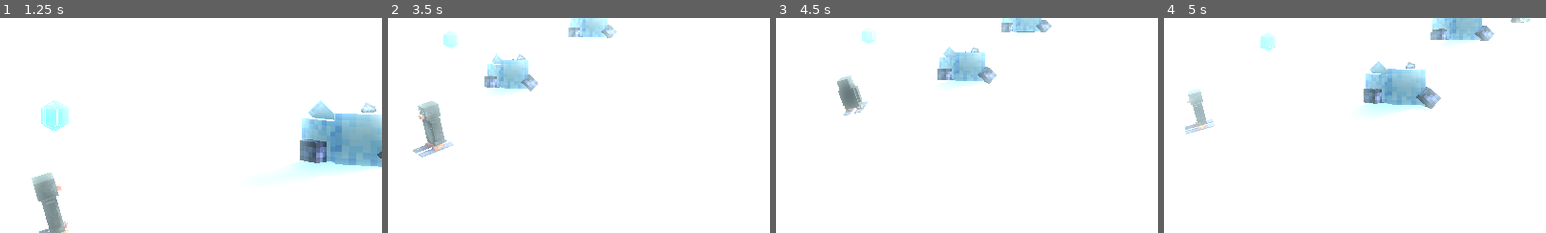
Above: before the commit, frames 1-4 (left to right).
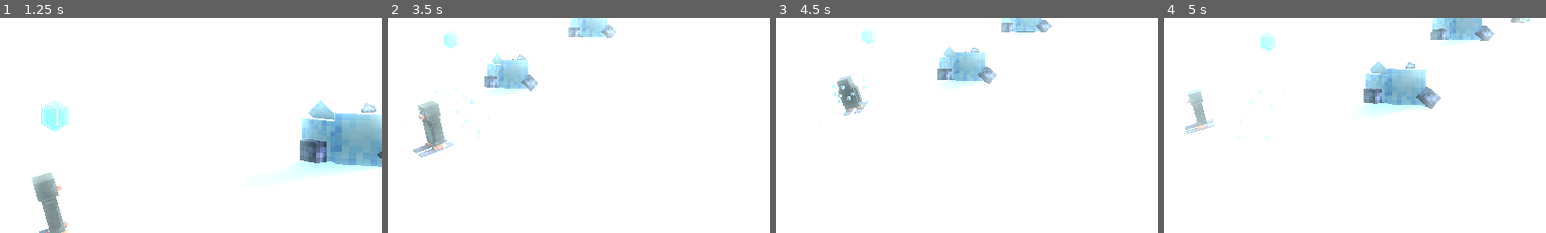
Above: after the commit, the same moments.

Repository: CodingBigTime/pencil-chisel-code-2023
Game: Godot game, scene res://scenes/ui/main_menu.tscn
The game is run twice, just before and just after one commit, with the same random seed, the same clock (stepped at 60 frames per second) and the same inputs.
Inputs (mouse positions are % of the whole screen's width and height, from its top left):
- Up to frame 1 (1.25 s): click (12, 37) at 0.5 s
- Up to frame 2 (3.5 s): hold D (right) 1.28-2.03 s; tap Space (boost) at 1.35, 2.1, 2.85 s; hold A (left) 2.03-2.78 s; hold D (right) from 2.78 s (still down)
- Up to frame 3 (4.5 s): tap Space (boost) at 3.6, 4.35 s; release D (right) at 4.28 s; hold A (left) from 4.28 s (still down)
- Up to frame 4 (5 s): keep holding A (left)
The pictures show only the part of the screen within x 42-92%, y 43-93%; the shares and areas given below are measured in that part.

Frame 1 is identical in both runs. In frame 2, 0.1% of the frame differs, in the area x 12-27%, y 32-61%; in frame 3, 0.1%, in the area x 11-24%, y 28-51%; in frame 4, less than 0.1%.

Commit message:
Particles

Diff:
--- a/actors/player.gd
+++ b/actors/player.gd
@@ -105,6 +105,8 @@
 	linear_velocity.x = velocity_xz_clamped.x
 	linear_velocity.z = velocity_xz_clamped.y
 
+	do_particles(linear_velocity.x, linear_velocity.z)
+
 	if $RayCast3D_far.is_colliding():
 		position.y = lerp(position.y, $RayCast3D_far.get_collision_point().y + 0.05, 0.1)
 
@@ -117,6 +119,21 @@
 			$pingu.rotation.y = 0
 
 
+func do_particles(l_x, l_z):
+	var total_velocity = abs(l_x) + abs(l_z)
+	if total_velocity < 2:
+		$GPUParticles3D.emitting = false
+	elif total_velocity > 2 and total_velocity < 5:
+		$GPUParticles3D.emitting = true
+		$GPUParticles3D.amount = 10
+	elif total_velocity > 5 and total_velocity < 10:
+		$GPUParticles3D.emitting = true
+		$GPUParticles3D.amount = 40
+	elif total_velocity > 10:
+		$GPUParticles3D.emitting = true
+		$GPUParticles3D.amount = 80
+
+
 func _on_body_entered(body: Node):
 	if body.is_in_group("weapon"):
 		launch_weapon.emit(body.name, linear_velocity * LAUNCH_FORCE)
--- a/actors/player.tscn
+++ b/actors/player.tscn
@@ -9,6 +9,27 @@
 [sub_resource type="CapsuleShape3D" id="CapsuleShape3D_2uu0y"]
 radius = 0.379941
 height = 1.574
+
+[sub_resource type="ParticleProcessMaterial" id="ParticleProcessMaterial_v2sb5"]
+lifetime_randomness = 1.0
+emission_shape = 1
+emission_sphere_radius = 1.0
+direction = Vector3(0, 0, 1)
+spread = 9.65
+gravity = Vector3(0, 0, 0)
+initial_velocity_min = 1.0
+initial_velocity_max = 5.0
+
+[sub_resource type="StandardMaterial3D" id="StandardMaterial3D_mb30p"]
+resource_local_to_scene = true
+transparency = 1
+albedo_color = Color(0.396078, 0.780392, 0.882353, 1)
+heightmap_enabled = true
+heightmap_scale = 0.845
+
+[sub_resource type="BoxMesh" id="BoxMesh_oqkbr"]
+material = SubResource("StandardMaterial3D_mb30p")
+size = Vector3(0.1, 0.1, 0.1)
 
 [node name="Player" type="RigidBody3D" groups=["player"]]
 transform = Transform3D(1, 0, 0, 0, 1, 0, 0, 0, 1, 0, 1.11478, 0)
@@ -47,4 +68,11 @@
 transform = Transform3D(1, 0, 0, 0, 1, 0, 0, 0, 1, 0.00617766, 0.156832, 0)
 shape = SubResource("CapsuleShape3D_2uu0y")
 
+[node name="GPUParticles3D" type="GPUParticles3D" parent="."]
+lifetime = 1.1
+visibility_aabb = AABB(-40, -40, -40, 80, 80, 80)
+trail_lifetime = 1.1
+process_material = SubResource("ParticleProcessMaterial_v2sb5")
+draw_pass_1 = SubResource("BoxMesh_oqkbr")
+
 [connection signal="body_entered" from="Area3D" to="." method="_on_body_entered"]
Not shown: 1 places in actors/player.tscn that only renumber resources
